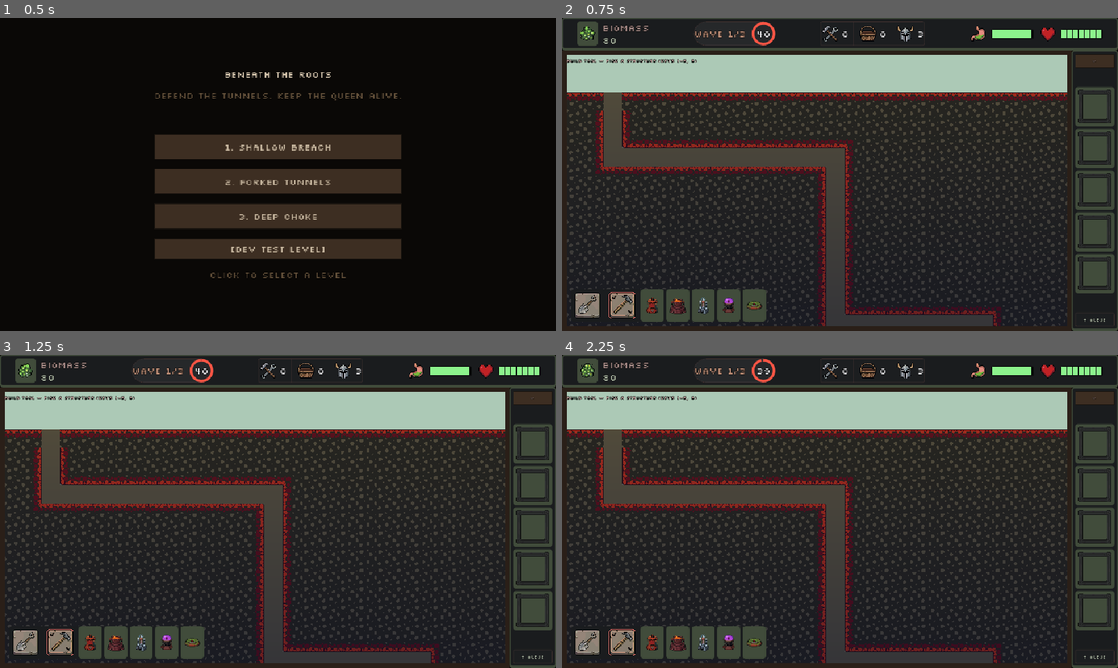
Above: before the commit, frames 1-4 (two rows, left to right).
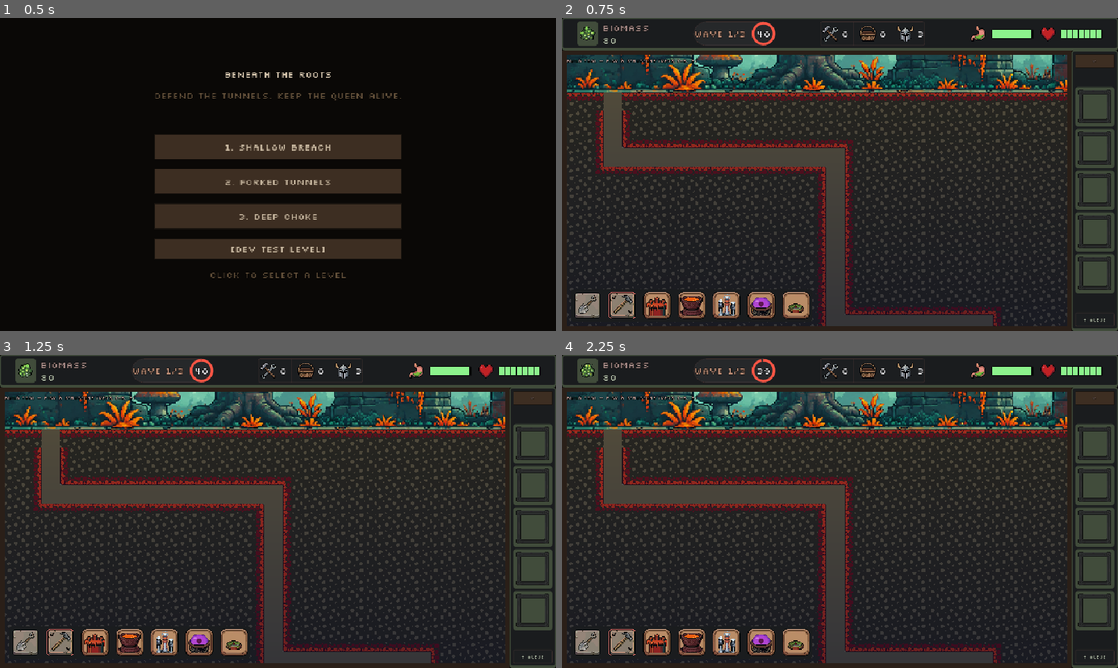
Above: after the commit, the same moments.

Repository: matiaspereiraobando/beneath-the-roots
Game: Godot game, scene res://scenes/menu.tscn
The game is run twice, just before and just after one commit, with the same random seed, the same clock (stepped at 60 frames per second) and the same inputs.
Inputs (mouse positions are in pixels of both pictures, inside the frame that each line leads up to):
- Up to frame 1 (0.5 s): no input
- Up to frame 2 (0.75 s): click "1. Shallow Breach" at 0.5 s
- Up to frame 3 (1.25 s): no input
- Up to frame 4 (2.25 s): click (589, 642) at 1.25 s; click (623, 642) at 2 s

Frame 1 is identical in both runs. In frame 2, 13% of the frame differs, in the area x 0-91%, y 11-98%; in frame 3, 13%; in frame 4, 13%.

Commit message:
feat: add sky background functionality and update toolbar structure
Introduce a dynamic sky background in macro_world.gd, ensuring it updates based on the current level. Modify the toolbar setup to utilize ActionToolButton for structure buttons, enhancing visual consistency and interaction. Update sprite paths to include new resources for the sky background and structure tool sheets.

Diff:
--- a/scripts/macro_world.gd
+++ b/scripts/macro_world.gd
@@ -44,7 +44,6 @@
 var _active_tool: MacroTool = MacroTool.BUILD
 var _selected_structure: String = ""
 var _structure_buttons: Dictionary = {}
-var _structure_wells: Dictionary = {}
 var _preview_valid_tex: Texture2D
 var _preview_invalid_tex: Texture2D
 
@@ -63,6 +62,7 @@
 var _macro_tileset
 var _terrain_painter
 var _terrain_depth_shader: Shader
+var _sky_bg: Sprite2D
 
 
 func _ready() -> void:
@@ -204,6 +204,41 @@
 
 func _paint_level(level: Dictionary) -> void:
 	_terrain_painter.paint_all(terrain, level.cells, _macro_tileset)
+	_update_sky_background(level)
+
+
+func _ensure_sky_background() -> void:
+	if _sky_bg != null:
+		return
+	_sky_bg = Sprite2D.new()
+	_sky_bg.name = "SkyBackground"
+	_sky_bg.z_index = -10
+	_sky_bg.centered = false
+	add_child(_sky_bg)
+	move_child(_sky_bg, terrain.get_index())
+
+
+func _update_sky_background(level: Dictionary) -> void:
+	_ensure_sky_background()
+	var path := SpritePaths.macro_sky_background()
+	var tex: Texture2D = null
+	if ResourceLoader.exists(path):
+		tex = load(path) as Texture2D
+	if tex == null:
+		var image := Image.new()
+		if image.load(path) != OK:
+			_sky_bg.visible = false
+			return
+		tex = ImageTexture.create_from_image(image)
+	_sky_bg.texture = tex
+	var cells: Array = level.get("cells", [])
+	if cells.is_empty():
+		_sky_bg.visible = false
+		return
+	var surface_row := _find_surface_row(cells)
+	var surface_y := float(surface_row * GameTuning.TILE_SIZE)
+	_sky_bg.position = Vector2(0.0, surface_y - tex.get_height())
+	_sky_bg.visible = true
 
 
 func _apply_terrain_depth_shader(level: Dictionary) -> void:
@@ -315,15 +350,9 @@
 	_build_btn.set_pressed_no_signal(_active_tool == MacroTool.BUILD)
 	_structure_bar.visible = _active_tool == MacroTool.BUILD
 	for type in _structure_buttons:
-		var btn: Button = _structure_buttons[type]
+		var btn: ActionToolButton = _structure_buttons[type]
 		var is_selected: bool = _selected_structure == type and _active_tool == MacroTool.BUILD
-		btn.button_pressed = is_selected
-		if _structure_wells.has(type):
-			var well: PanelContainer = _structure_wells[type]
-			well.add_theme_stylebox_override(
-				"panel",
-				HudThemeRes.wave_pill() if is_selected else HudThemeRes.icon_well(),
-			)
+		btn.set_pressed_no_signal(is_selected)
 	call_deferred("_sync_toolbar_layout")
 
 
@@ -475,27 +504,15 @@
 	_dig_btn.tooltip_text = "Dig (G)"
 	_build_btn.tooltip_text = "Build (B)"
 	for type in BUILD_TYPES + ["mine"]:
-		var well := PanelContainer.new()
-		well.add_theme_stylebox_override("panel", HudThemeRes.icon_well())
-		well.custom_minimum_size = Vector2(36, 36)
-		var center := CenterContainer.new()
-		center.custom_minimum_size = well.custom_minimum_size
-		var btn := Button.new()
-		btn.toggle_mode = true
-		btn.flat = true
-		btn.custom_minimum_size = Vector2(32, 32)
-		btn.icon = TowerSprites.make_tower_texture(type)
-		btn.expand_icon = true
+		var btn := ActionToolButton.new()
+		btn.setup_from_sheet(SpritePaths.structure_tool_sheet(type))
 		btn.tooltip_text = "%s (key %d)" % [
 			BUILD_LABELS.get(type, type),
 			BUILD_TYPES.find(type) + 1 if type != "mine" else 5,
 		]
 		btn.pressed.connect(_on_structure_button.bind(type))
-		center.add_child(btn)
-		well.add_child(center)
-		_structure_bar.add_child(well)
+		_structure_bar.add_child(btn)
 		_structure_buttons[type] = btn
-		_structure_wells[type] = well
 	_update_toolbar_visuals()
 	call_deferred("_sync_toolbar_layout")
 
--- a/scripts/systems/macro_terrain_painter.gd
+++ b/scripts/systems/macro_terrain_painter.gd
@@ -73,6 +73,9 @@
 
 func _paint_cell(tile_map: TileMapLayer, cells: Array, x: int, y: int, tileset) -> void:
 	var cell_type: int = cells[y][x]
+	if cell_type == MacroCell.SKY:
+		tile_map.erase_cell(Vector2i(x, y))
+		return
 	var source_id: int
 	var atlas: Vector2i
 	if cell_type == MacroCell.ROCK and _cell_under_tower(x, y):
--- a/scripts/util/sprite_paths.gd
+++ b/scripts/util/sprite_paths.gd
@@ -49,6 +49,14 @@
 	return "res://assets/sprites/ui/actions/actions_%s_56.png" % kind
 
 
+static func structure_tool_sheet(kind: String) -> String:
+	return "res://assets/sprites/ui/actions/structure_button_%s_56.png" % kind
+
+
+static func macro_sky_background() -> String:
+	return "res://assets/sprites/macro/top_bg_01.png"
+
+
 static func micro_background() -> String:
 	var v2 := "res://assets/micro/nursery_background_v2.png"
 	if ResourceLoader.exists(v2):
Binary file added: assets/sprites/macro/top_bg_01.png
Binary file added: assets/sprites/ui/actions/structure_button_crusher_56.png
Binary file added: assets/sprites/ui/actions/structure_button_gland_56.png
Binary file added: assets/sprites/ui/actions/structure_button_mine_56.png
Binary file added: assets/sprites/ui/actions/structure_button_needle_56.png
Binary file added: assets/sprites/ui/actions/structure_button_spitter_56.png
